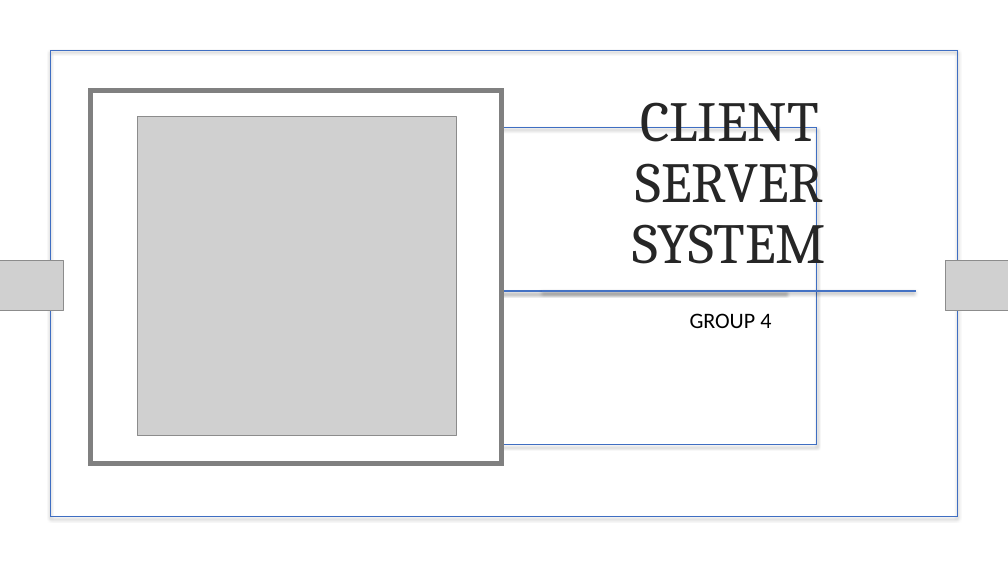
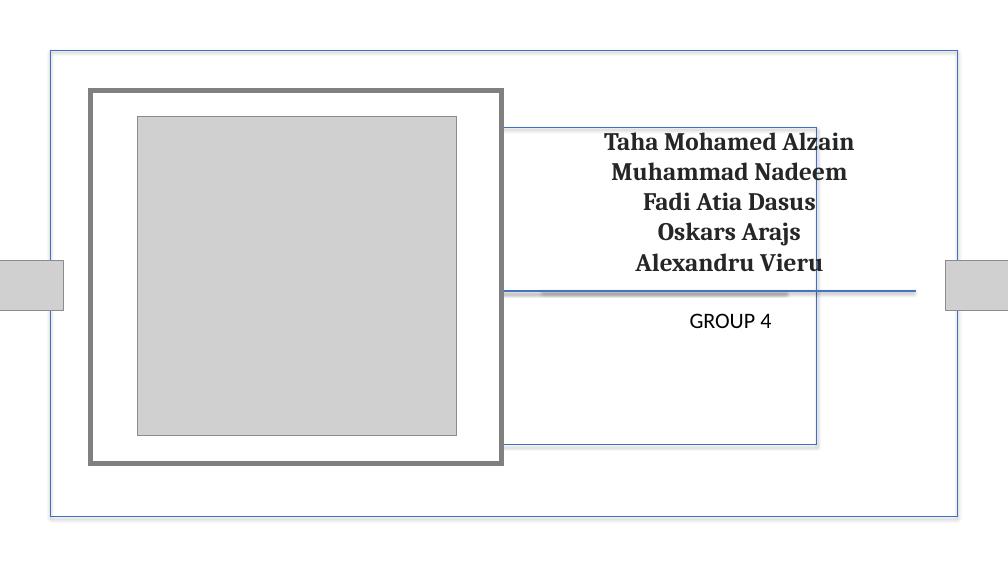
Before and after one commit to zeintaha/ICT-SEP2, a slide deck: slide 1 of SDJ2 Assignment Group 4 - VIA Engineering/SDJ Assignment 1 Presentation.pptx. Drawn at 1008x567 pixels with LibreOffice and Linux fonts; fonts in the diff are those of the drawing; grey boxes stand for pictures; background and template pictures are left out. Boxes give left, top, right and bottom in pixels: in the first picture for what was removed or moved away, otherwise in the second. Text is boxed around its words. In the diff, an @@ line names an element or a change of style, - is before the commit and + after.

```diff
--- a/SDJ2 Assignment Group 4 - VIA Engineering/SDJ Assignment 1 Presentation.pptx
+++ b/SDJ2 Assignment Group 4 - VIA Engineering/SDJ Assignment 1 Presentation.pptx
@@ title at (604,127,854,277): text changed; size 54 to 24 pt; bold on @@
-CLIENT SERVER SYSTEM
+Taha Mohamed Alzain
+Muhammad Nadeem
+Fadi Atia Dasus
+Oskars Arajs
+Alexandru Vieru
```
Also in this commit, not shown: 3 other slides changed, 1 other file.
